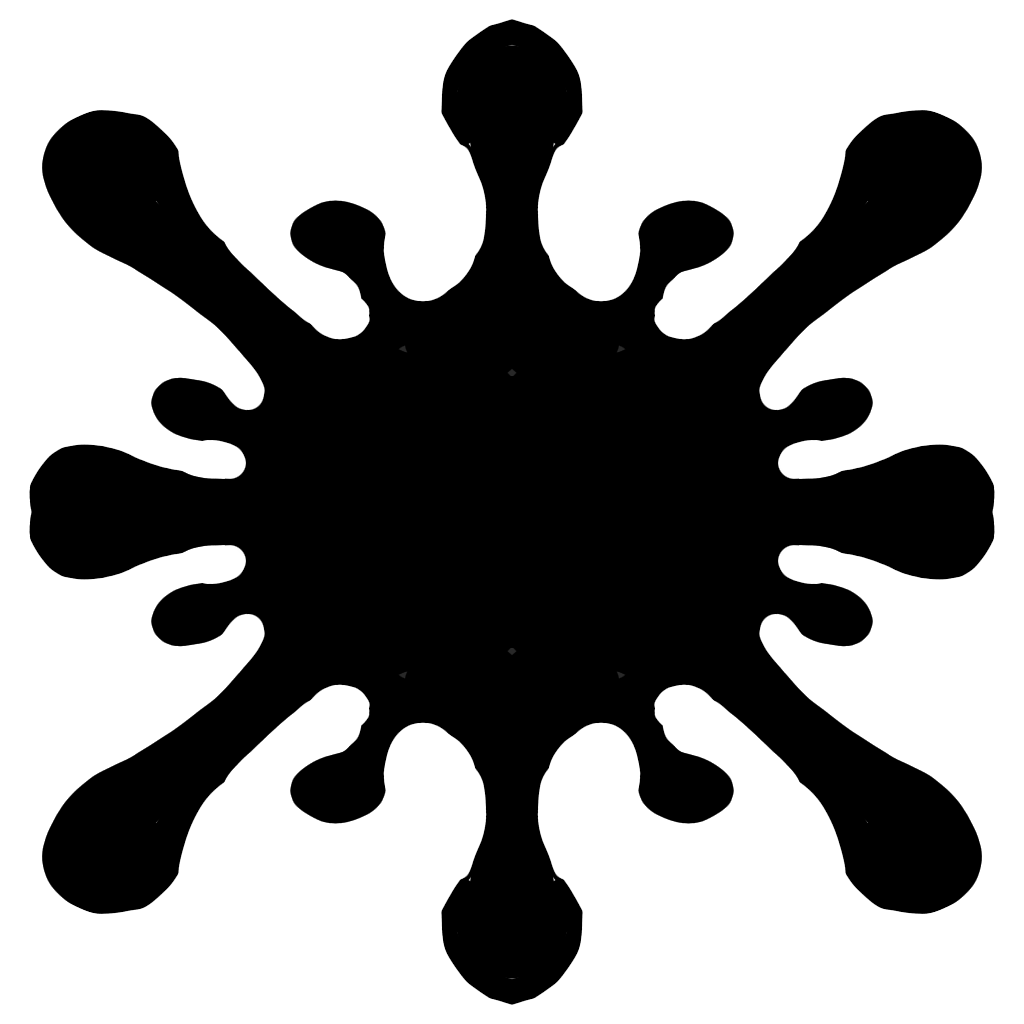
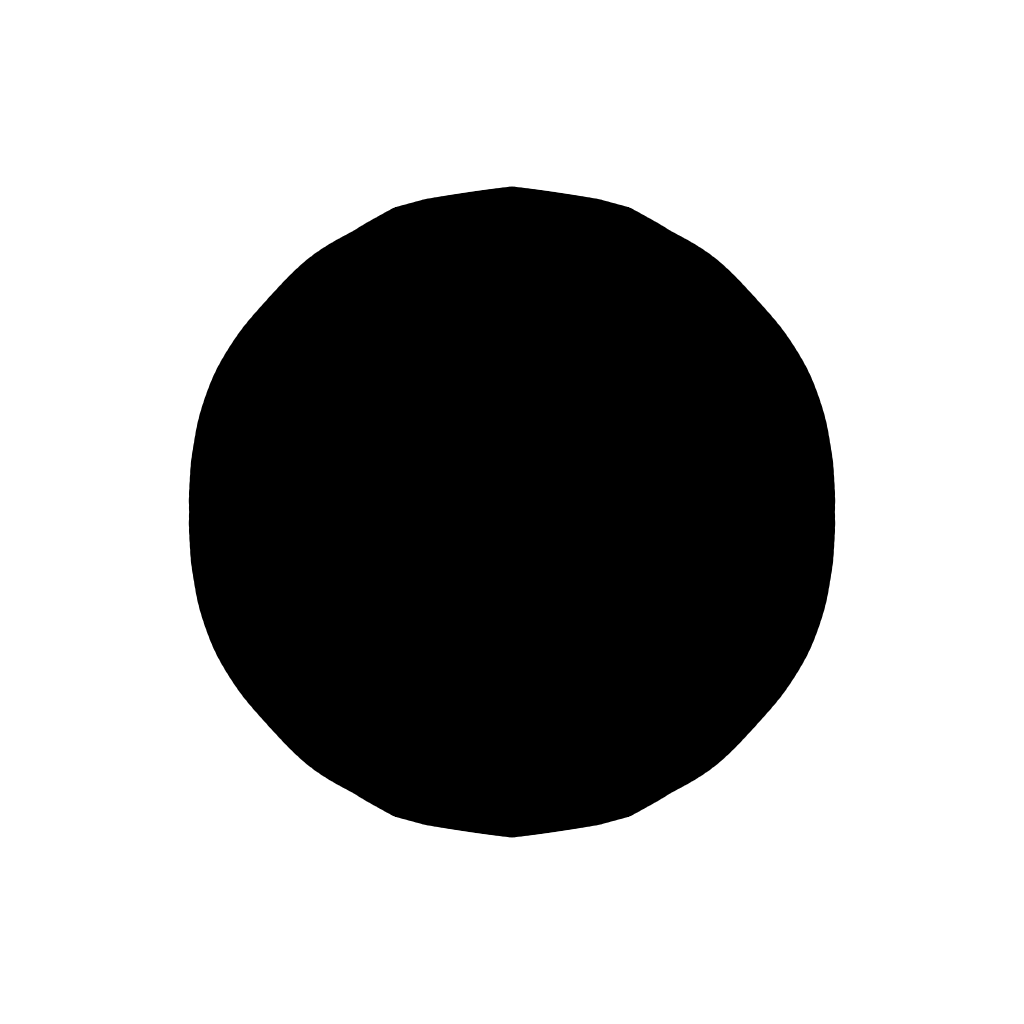
Layers edited between the first and the second 1024×1024 image:
added layer "Paint Layer 3" above "Paint Layer 4" over left=29, top=64, right=995, bottom=960
hid "Paint Layer 2", opacity 100% → 53%, painted on it over left=29, top=19, right=995, bottom=1005
